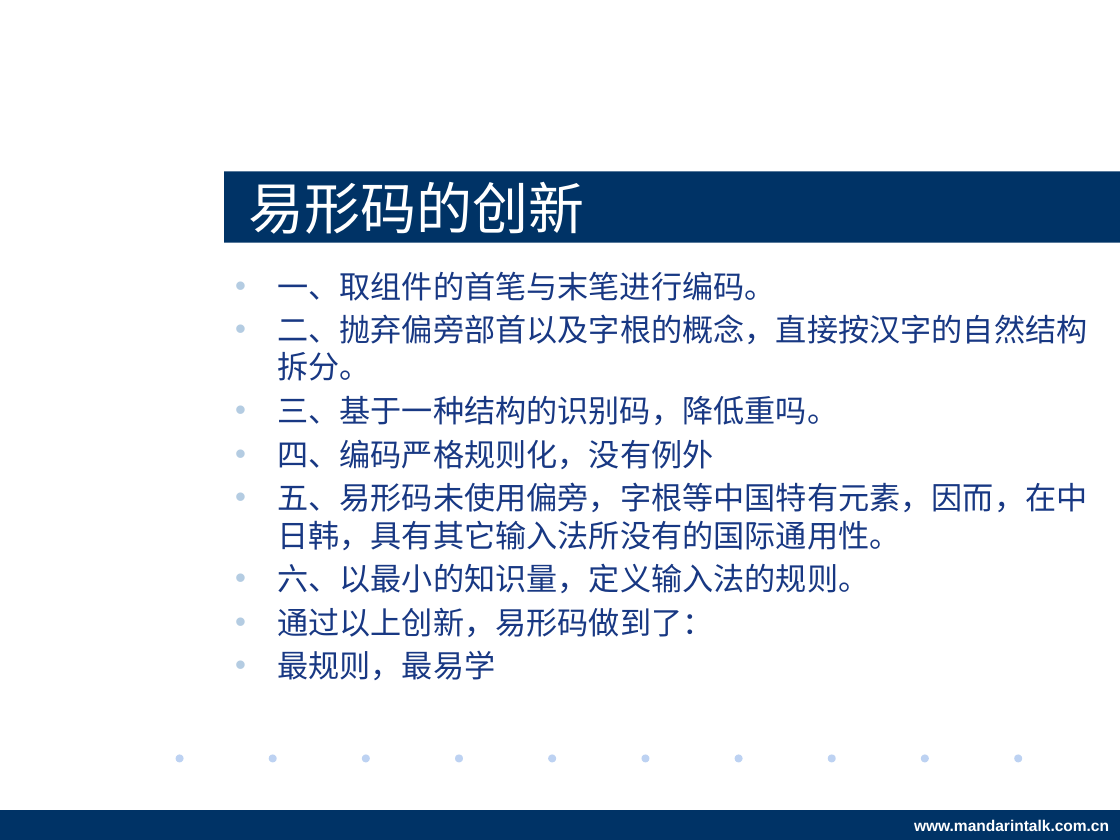
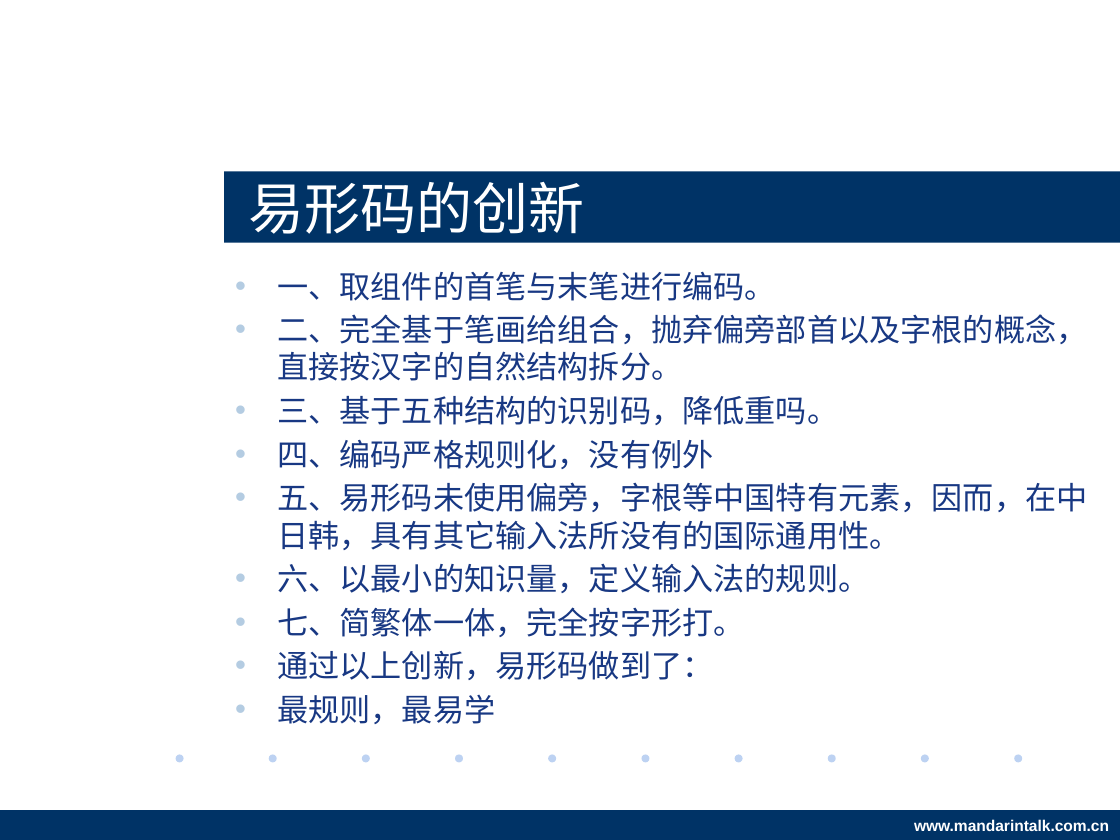
Before and after one commit to BardoQi/eShine, a slide deck: slide 33 of docs/project_summary.pptx (slide 27 before the commit). Drawn at 1120x840 pixels with LibreOffice and Linux fonts; fonts in the diff are those of the drawing; background and template pictures are left out. Boxes give left, top, right and bottom in pixels: in the first picture for what was removed or moved away, otherwise in the second. Text is boxed around its words. In the diff, an @@ line names an element or a change of style, - is before the commit and + after.

```diff
--- a/docs/project_summary.pptx
+++ b/docs/project_summary.pptx
@@ text at (277, 314, 1087, 425): text changed @@
-• 二、抛弃偏旁部首以及字根的概念，直接按汉字的自然结构拆分。
-• 三、基于一种结构的识别码，降低重吗。
+• 二、完全基于笔画给组合，抛弃偏旁部首以及字根的概念，直接按汉字的自然结构拆分。
+• 三、基于五种结构的识别码，降低重吗。
@@ text at (277, 607, 745, 637): paragraph added @@
+• 七、简繁体一体，完全按字形打。
```
Also in this commit, not shown: 11 other slides changed, 6 slides added.
